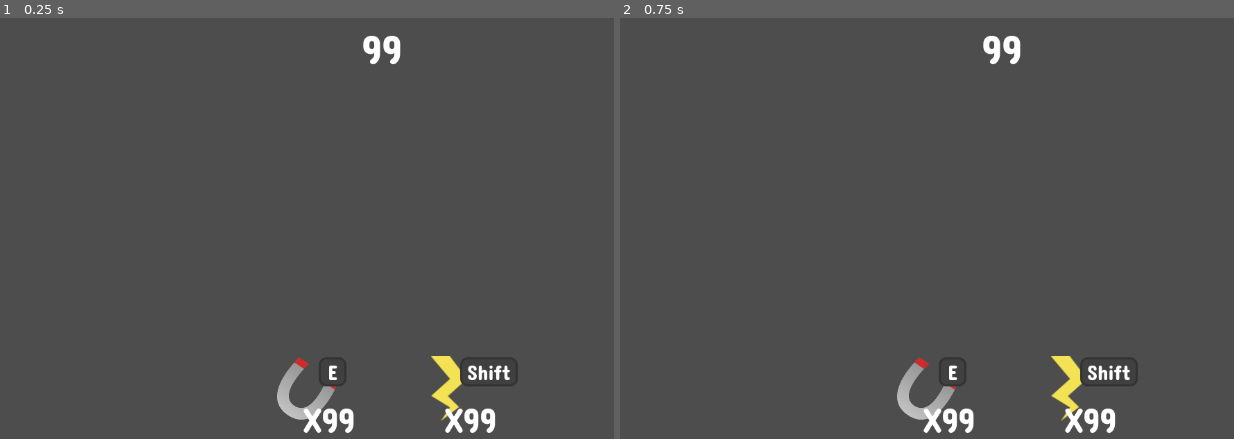
Above: before the commit, frames 1-2 (left to right).
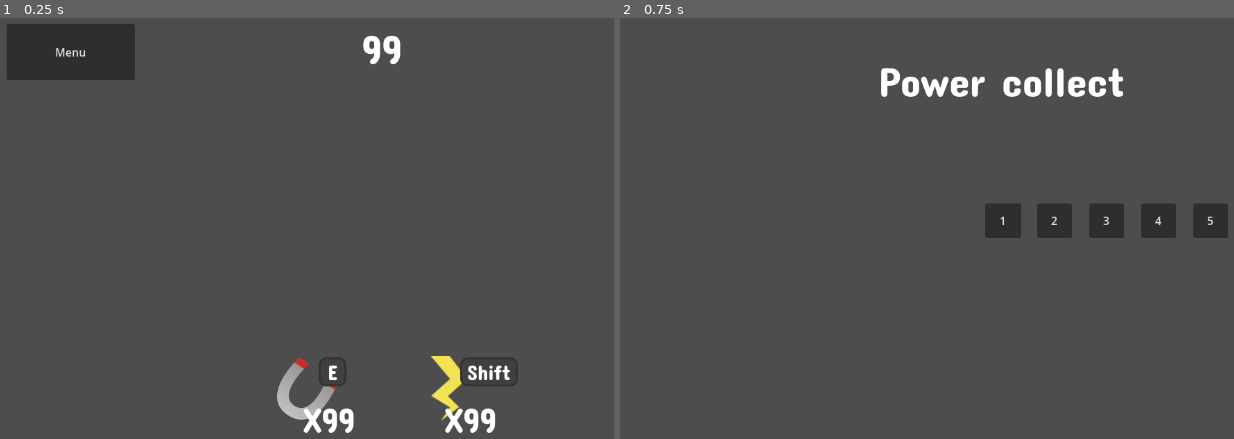
Above: after the commit, the same moments.

Repository: Sergueille/Collector
Game: Godot game, scene res://UI/ingame_ui.tscn
Two runs of this game, one before a commit and one after it. Both use one fixed random seed, a clock stepped at 60 frames per second and the inputs below.
Inputs (mouse positions are in pixels of both pictures, inside the frame that each line leads up to):
- Up to frame 1 (0.25 s): no input
- Up to frame 2 (0.75 s): click (693, 51) at 0.5 s, where only the run after the commit has a clickable "Menu"

The runs differ from the first frame. In frame 1, 2.7% of the frame differs, in the area x 1-22%, y 1-15%; in frame 2, 5.5%, in the area x 42-100%, y 4-99%.

Commit message:
modification UI

Diff:
--- /dev/null
+++ b/UI/control.gd
@@ -0,0 +1,14 @@
+extends Control
+
+# Charger le script parser
+# const Parser = preload("res://parser.gd")
+
+
+func _on_play_button_1_pressed() -> void:
+#	var parser = Parser.new()
+#	parser.createMapFromFile("niveau1.txt")
+	get_tree().change_scene_to_file("res://UI/ingame_ui.tscn")
+
+
+func _on_play_button_2_pressed() -> void:
+	get_tree().change_scene_to_file("res://UI/ingame_ui.tscn")
--- /dev/null
+++ b/UI/in_game_ui_control_menu.gd
@@ -0,0 +1,5 @@
+extends Control
+
+
+func _on_go_back_menu_button_pressed() -> void:
+	get_tree().change_scene_to_file("res://UI/menu_ui.tscn")
--- a/UI/ingame_ui.tscn
+++ b/UI/ingame_ui.tscn
@@ -1,9 +1,10 @@
-[gd_scene load_steps=5 format=3 uid="uid://0ghb8n7ykg2l"]
+[gd_scene load_steps=6 format=3 uid="uid://0ghb8n7ykg2l"]
 
 [ext_resource type="Theme" uid="uid://bprlrvabch0qk" path="res://UI/theme.tres" id="1_mjlmo"]
 [ext_resource type="Texture2D" uid="uid://bp2vmhjbfkjfg" path="res://sprites/magnet.svg" id="2_8d257"]
 [ext_resource type="PackedScene" uid="uid://bleuowoor1sc2" path="res://UI/inventory_item.tscn" id="2_mjlmo"]
 [ext_resource type="Texture2D" uid="uid://cvnqx2rqm0ibf" path="res://sprites/dash.svg" id="4_aw6gv"]
+[ext_resource type="Script" uid="uid://bkyuph3ffhqxq" path="res://UI/in_game_ui_control_menu.gd" id="5_3gw13"]
 
 [node name="IngameUI" type="Control"]
 layout_mode = 3
@@ -46,3 +47,19 @@
 layout_mode = 2
 texture = ExtResource("4_aw6gv")
 key = "Shift"
+
+[node name="Control" type="Control" parent="."]
+anchors_preset = 0
+offset_left = 34.0
+offset_top = 26.0
+offset_right = 200.0
+offset_bottom = 156.0
+script = ExtResource("5_3gw13")
+
+[node name="GoBackMenuButton" type="Button" parent="Control"]
+layout_mode = 0
+offset_right = 185.0
+offset_bottom = 81.0
+text = "Menu"
+
+[connection signal="pressed" from="Control/GoBackMenuButton" to="Control" method="_on_go_back_menu_button_pressed"]
--- /dev/null
+++ b/UI/menu_ui.tscn
@@ -0,0 +1,80 @@
+[gd_scene load_steps=3 format=3 uid="uid://cds3fwip0u6y0"]
+
+[ext_resource type="Theme" uid="uid://bprlrvabch0qk" path="res://UI/theme.tres" id="1_jjnuu"]
+[ext_resource type="Script" uid="uid://d1wun27dk8f5o" path="res://UI/control.gd" id="2_bh1w4"]
+
+[node name="IngameUI" type="Control"]
+layout_mode = 3
+anchors_preset = 15
+anchor_right = 1.0
+anchor_bottom = 1.0
+grow_horizontal = 2
+grow_vertical = 2
+
+[node name="Label" type="Label" parent="."]
+layout_mode = 1
+anchors_preset = -1
+anchor_left = 0.5
+anchor_right = 0.5
+offset_left = -574.0
+offset_top = 57.0
+offset_right = 573.0
+offset_bottom = 160.0
+theme = ExtResource("1_jjnuu")
+theme_override_font_sizes/font_size = 60
+text = "Power collect"
+horizontal_alignment = 1
+vertical_alignment = 1
+
+[node name="HBoxContainer" type="HBoxContainer" parent="."]
+layout_mode = 1
+anchors_preset = -1
+anchor_top = 1.0
+anchor_right = 1.0
+anchor_bottom = 1.0
+offset_top = -363.0
+offset_bottom = -61.0
+alignment = 1
+
+[node name="Control" type="Control" parent="HBoxContainer"]
+custom_minimum_size = Vector2(50, 0)
+layout_mode = 2
+script = ExtResource("2_bh1w4")
+
+[node name="PlayButton1" type="Button" parent="HBoxContainer/Control"]
+layout_mode = 0
+offset_right = 52.0
+offset_bottom = 50.0
+text = "1"
+
+[node name="PlayButton2" type="Button" parent="HBoxContainer/Control"]
+custom_minimum_size = Vector2(50, 50)
+layout_mode = 0
+offset_left = 75.0
+offset_right = 125.0
+offset_bottom = 50.0
+text = "2"
+
+[node name="PlayButton3" type="Button" parent="HBoxContainer/Control"]
+layout_mode = 0
+offset_left = 150.0
+offset_right = 200.0
+offset_bottom = 50.0
+text = "3"
+
+[node name="PlayButton4" type="Button" parent="HBoxContainer/Control"]
+layout_mode = 0
+offset_left = 225.0
+offset_right = 275.0
+offset_bottom = 50.0
+text = "4"
+
+[node name="PlayButton5" type="Button" parent="HBoxContainer/Control"]
+layout_mode = 0
+offset_left = 300.0
+offset_right = 350.0
+offset_bottom = 50.0
+text = "5"
+
+[connection signal="pressed" from="HBoxContainer/Control/PlayButton1" to="HBoxContainer/Control" method="_on_play_button_1_pressed"]
+[connection signal="pressed" from="HBoxContainer/Control/PlayButton2" to="HBoxContainer/Control" method="_on_play_button_2_pressed"]
Not shown, added: UI/control.gd.uid
Not shown, added: UI/in_game_ui_control_menu.gd.uid
